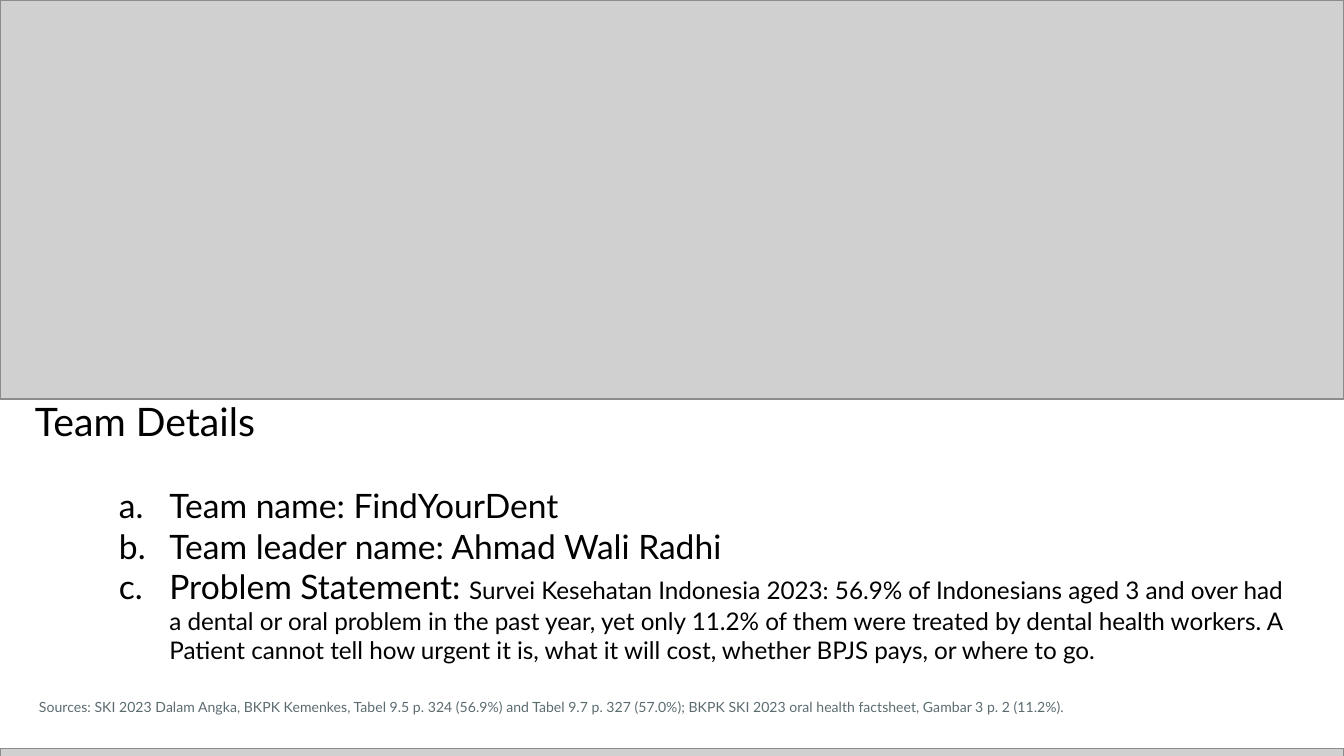
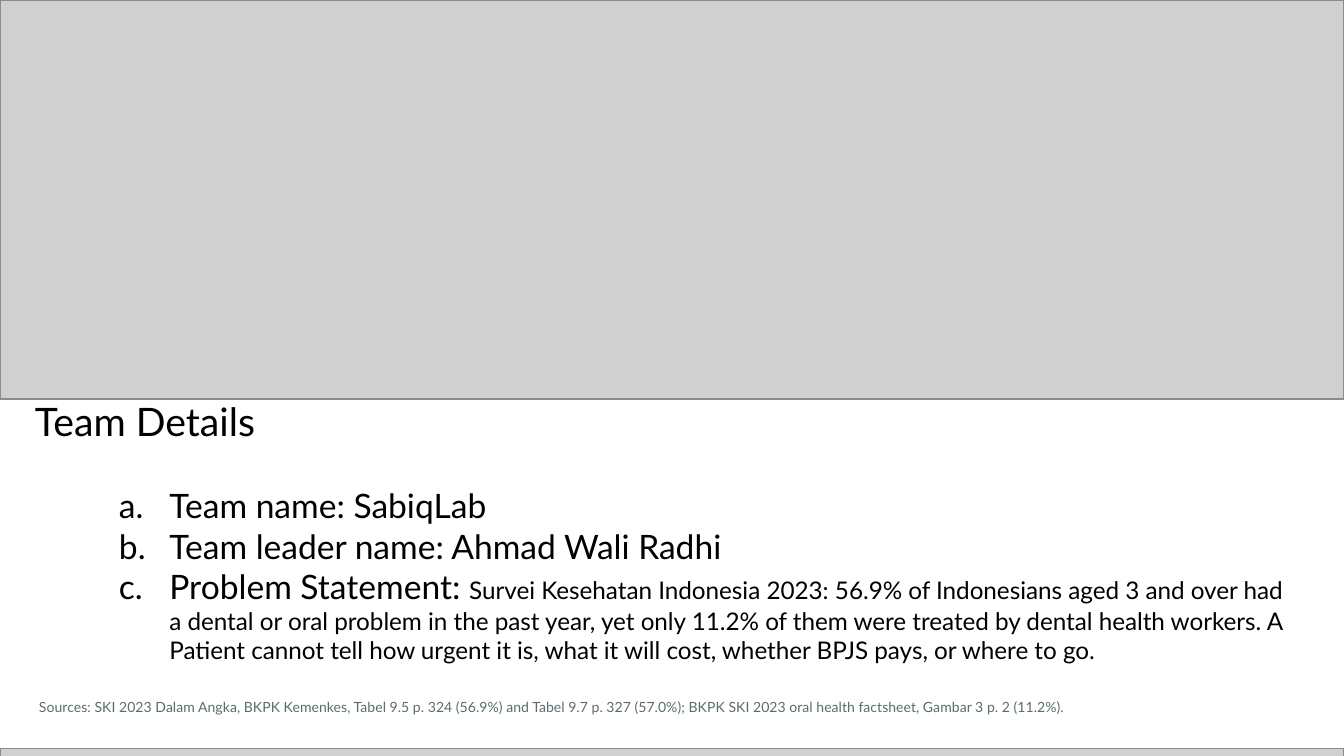
Before and after one commit to ahmadwaliradhi/findyourdent, a slide deck: slide 1 of docs/submission/deck/FindYourDent-AI-Builder-Cup-2026.pptx. Drawn at 1344x756 pixels with LibreOffice and Linux fonts; fonts in the diff are those of the drawing; grey boxes stand for pictures. Boxes give left, top, right and bottom in pixels: in the first picture for what was removed or moved away, otherwise in the second. Text is boxed around its words. In the diff, an @@ line names an element or a change of style, - is before the commit and + after.

```diff
--- a/docs/submission/deck/FindYourDent-AI-Builder-Cup-2026.pptx
+++ b/docs/submission/deck/FindYourDent-AI-Builder-Cup-2026.pptx
@@ text at box(169, 493, 487, 524): text changed @@
-  a. Team name: FindYourDent
+  a. Team name: SabiqLab
```
Also in this commit, not shown: 2 other files.
